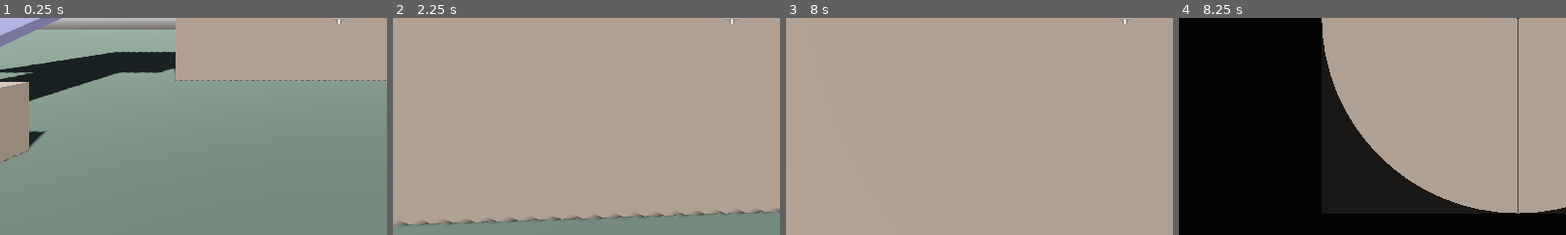
Above: before the commit, frames 1-4 (left to right).
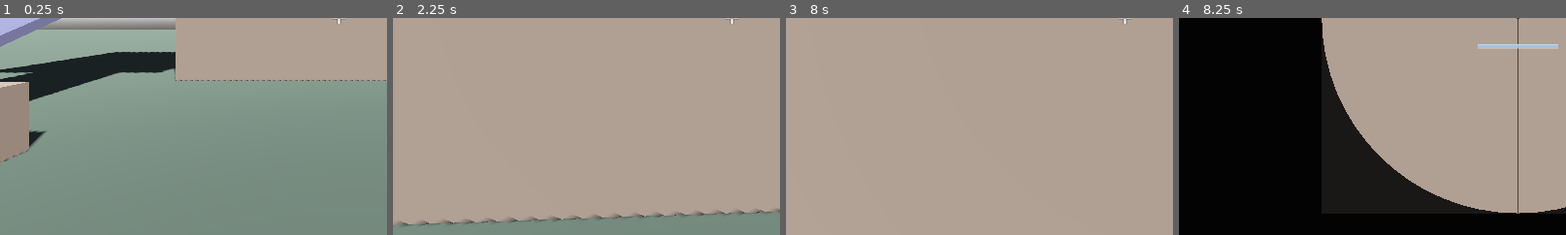
Above: after the commit, the same moments.

Repository: artemiiShabanov/UntitledSniperGame
Game: Godot game, scene res://scenes/dev/dev_test.tscn
Two runs of this game, one before a commit and one after it. Both use one fixed random seed, a clock stepped at 60 frames per second and the inputs below.
Inputs (mouse positions are % of the whole screen's width and height, from its top left):
- Up to frame 1 (0.25 s): no input
- Up to frame 2 (2.25 s): tap Enter at 0.5 s; move the mouse to (55, 50) at 0.52 s; hold Ctrl (crouch) 0.53-1.28 s; hold W (move_forward) from 0.53 s (still down); tap Space (jump) at 0.77, 1.07, 1.52, 1.82 s; tap E (interact) at 0.8, 1.35 s; move the mouse to (45, 50) at 1.27 s; click (45, 50) at 1.55 s; move the mouse to (52, 48) at 2.02 s; hold Shift (sprint) from 2.03 s (still down); click (52, 48) at 2.1 s
- Up to frame 3 (8 s): tap Space (jump) at 2.75, 3.02, 3.05, 3.32, 3.6, 3.77, 4.07, 4.25, 4.52, 4.82, 5.75, 6.02, 6.32, 6.77, 6.8, 7.07, 7.52, 7.82 s; move the mouse to (49, 52) at 2.77 s; release Shift (sprint) at 2.78 s; tap Shift (sprint) at 2.85, 6.05, 7.35 s; tap Enter at 3.5, 5 s; move the mouse to (57, 51) at 3.52 s; hold Ctrl (crouch) 3.53-4.28 s; tap R (reload) at 4.15 s; move the mouse to (42, 49) at 4.27 s; tap Ctrl (crouch) at 4.35, 7.55 s; tap E (interact) at 4.55, 5.85 s; move the mouse to (51, 50) at 5.02 s; tap F (inspect) at 5.1 s; click (51, 50) at 5.3 s; move the mouse to (46, 48) at 5.77 s; release W (move_forward) at 5.78 s; hold D (move_right) 5.78-6.53 s; move the mouse to (55, 50) at 6.52 s; hold W (move_forward) from 6.53 s (still down); click (55, 50) at 6.6 s; move the mouse to (45, 50) at 7.27 s
- Up to frame 4 (8.25 s): keep holding W (move_forward); move the mouse to (52, 48) at 8.02 s; hold Right mouse button (zoom) from 8.03 s (still down)
The pictures show only the part of the screen within x 6-56%, y 50-100%; the shares and areas given below are measured in that part.

Frames 1-3 are identical in both runs. In frame 4, 0.5% of the frame differs, in the area x 77-98%, y 12-15%.

Commit message:
Layer 3: projectile shooting, sway, hold breath, hipfire spread
- Bullet scene: CharacterBody3D with gravity-based bullet drop and travel time
- Hipfire spread (±2°) when shooting unscoped, dead-center when scoped
- Scope sway: sine-wave offset on camera, removed cleanly each frame
- Hold breath (Shift while scoped): 3s steady aim, gradual recharge,
  exhaustion penalty with amplified sway
- Breath meter HUD: bar below scope center, blue/red for exhausted state
- Bullet spawns from camera, collides with Environment + Target layers
- All shooting plan items checked off except ammo types (Layer 4)

Co-Authored-By: Claude Opus 4.6 <noreply@anthropic.com>

Diff:
--- a/scenes/dev/dev_test.tscn
+++ b/scenes/dev/dev_test.tscn
@@ -167,16 +167,6 @@
 
 [node name="Player" parent="." instance=ExtResource("1_player")]
 transform = Transform3D(1, 0, 0, 0, 1, 0, 0, 0, 1, 0, 1, 0)
-mouse_sensitivity = null
-move_speed = null
-sprint_speed = null
-jump_velocity = null
-crouch_speed = null
-gravity = null
-slide_min_speed = null
-slide_friction = null
-slide_duration = null
-interact_range = null
 
 [node name="Zipline1" parent="." instance=ExtResource("2_zipline")]
 point_a = Vector3(-8, 3.5, -11.6)
--- a/scenes/player/player.tscn
+++ b/scenes/player/player.tscn
@@ -11,16 +11,6 @@
 [node name="Player" type="CharacterBody3D"]
 collision_layer = 2
 script = ExtResource("1_player")
-mouse_sensitivity = null
-move_speed = null
-sprint_speed = null
-jump_velocity = null
-crouch_speed = null
-gravity = null
-slide_min_speed = null
-slide_friction = null
-slide_duration = null
-interact_range = null
 
 [node name="CollisionShape3D" type="CollisionShape3D" parent="."]
 transform = Transform3D(1, 0, 0, 0, 1, 0, 0, 0, 1, 0, 0.9, 0)
--- /dev/null
+++ b/scenes/projectile/bullet.tscn
@@ -0,0 +1,21 @@
+[gd_scene load_steps=4 format=3]
+
+[ext_resource type="Script" path="res://scripts/projectile/bullet.gd" id="1_bullet"]
+
+[sub_resource type="SphereShape3D" id="SphereShape3D_1"]
+radius = 0.05
+
+[sub_resource type="SphereMesh" id="SphereMesh_1"]
+radius = 0.05
+height = 0.1
+
+[node name="Bullet" type="CharacterBody3D"]
+collision_layer = 4
+collision_mask = 17
+script = ExtResource("1_bullet")
+
+[node name="CollisionShape3D" type="CollisionShape3D" parent="."]
+shape = SubResource("SphereShape3D_1")
+
+[node name="MeshInstance3D" type="MeshInstance3D" parent="."]
+mesh = SubResource("SphereMesh_1")
--- a/scenes/ui/hud.tscn
+++ b/scenes/ui/hud.tscn
@@ -1,7 +1,8 @@
-[gd_scene load_steps=3 format=3 uid="uid://clsw50y4t4k45"]
+[gd_scene load_steps=4 format=3 uid="uid://clsw50y4t4k45"]
 
 [ext_resource type="Script" uid="uid://pgmlxsj4tuhw" path="res://scripts/ui/crosshair.gd" id="1_crosshair"]
 [ext_resource type="Script" uid="uid://oy7dkie7naqf" path="res://scripts/ui/scope_overlay.gd" id="2_scope"]
+[ext_resource type="Script" uid="uid://dcy5gpnuujirf" path="res://scripts/ui/breath_meter.gd" id="3_breath"]
 
 [node name="HUD" type="CanvasLayer"]
 layer = 10
@@ -81,6 +82,16 @@
 horizontal_alignment = 1
 vertical_alignment = 1
 
+[node name="BreathMeter" type="Control" parent="."]
+layout_mode = 3
+anchors_preset = 15
+anchor_right = 1.0
+anchor_bottom = 1.0
+grow_horizontal = 2
+grow_vertical = 2
+mouse_filter = 2
+script = ExtResource("3_breath")
+
 [node name="InteractPrompt" type="Label" parent="."]
 anchors_preset = 7
 anchor_left = 0.5
--- a/scripts/player/player.gd
+++ b/scripts/player/player.gd
@@ -52,6 +52,7 @@
 @onready var lives_label: Label = $HUD/LivesLabel
 @onready var hit_flash: ColorRect = $HUD/HitFlash
 @onready var death_overlay: ColorRect = $HUD/DeathOverlay
+@onready var breath_meter: Control = $HUD/BreathMeter
 
 ## Hit flash
 var hit_flash_alpha: float = 0.0
@@ -88,6 +89,13 @@
 	if hit_flash_alpha > 0.0:
 		hit_flash_alpha = maxf(hit_flash_alpha - HIT_FLASH_FADE_SPEED * delta, 0.0)
 		hit_flash.color.a = hit_flash_alpha
+
+	# Update breath meter
+	breath_meter.update_breath(
+		weapon.get_breath_ratio(),
+		weapon.breath_exhausted_timer > 0.0,
+		weapon.is_scoped
+	)
 
 	if RunManager.is_dead:
 		velocity = Vector3.ZERO
--- a/scripts/player/weapon.gd
+++ b/scripts/player/weapon.gd
@@ -26,15 +26,41 @@
 ## Inspect
 @export var inspect_duration: float = 2.0
 
+## Sway
+@export var sway_amplitude: float = 0.003  ## Base sway strength (radians)
+@export var sway_speed: float = 1.5  ## Sway oscillation speed
+@export var sway_penalty_mult: float = 2.5  ## Sway multiplier after breath exhaustion
+
+## Hold breath
+@export var breath_max: float = 3.0  ## Seconds of hold breath
+@export var breath_recharge_rate: float = 0.75  ## Seconds of breath regained per second
+@export var breath_penalty_duration: float = 1.5  ## Extra-sway penalty time after exhaustion
+@export var breath_sway_mult: float = 0.1  ## Sway multiplier while holding breath
+
+## Hipfire
+@export var hipfire_spread_deg: float = 2.0  ## Spread angle in degrees when unscoped
+
+## Bullet
+@export var bullet_scene: PackedScene = preload("res://scenes/projectile/bullet.tscn")
+@export var muzzle_velocity: float = 300.0
+@export var bullet_gravity: float = 9.8
+
 ## ── State ────────────────────────────────────────────────────────────────────
 
 var state: State = State.IDLE
 var is_scoped: bool = false
 var state_timer: float = 0.0
 
-## Ammo (managed here for now, will integrate with SaveManager in Layer 3)
+## Ammo
 var ammo_in_magazine: int = 5
 var ammo_reserve: int = 20
+
+## Sway & breath
+var sway_time: float = 0.0
+var sway_offset: Vector2 = Vector2.ZERO  ## Current applied sway (to undo next frame)
+var breath_remaining: float = 3.0
+var is_holding_breath: bool = false
+var breath_exhausted_timer: float = 0.0  ## > 0 means penalty sway active
 
 ## ── Signals ──────────────────────────────────────────────────────────────────
 
@@ -51,11 +77,14 @@
 
 func _ready() -> void:
 	assert(camera != null, "Weapon must be a child of Camera3D")
+	breath_remaining = breath_max
 
 
 func _process(delta: float) -> void:
 	_process_state_timer(delta)
 	_process_scope(delta)
+	_process_sway(delta)
+	_process_breath(delta)
 	_process_input()
 
 
@@ -148,6 +177,66 @@
 		_start_inspect()
 
 
+## ── Sway ─────────────────────────────────────────────────────────────────────
+
+func _process_sway(delta: float) -> void:
+	# Remove previous frame's sway offset
+	camera.rotation.x -= sway_offset.x
+	camera.rotation.y -= sway_offset.y
+
+	if not is_scoped:
+		sway_time = 0.0
+		sway_offset = Vector2.ZERO
+		return
+
+	sway_time += delta * sway_speed
+
+	var sway_mult := 1.0
+	if is_holding_breath:
+		sway_mult = breath_sway_mult
+	elif breath_exhausted_timer > 0.0:
+		sway_mult = sway_penalty_mult
+
+	sway_offset.x = sin(sway_time * 1.1) * sway_amplitude * sway_mult
+	sway_offset.y = sin(sway_time * 0.7) * sway_amplitude * 0.6 * sway_mult
+
+	# Apply new sway offset
+	camera.rotation.x += sway_offset.x
+	camera.rotation.y += sway_offset.y
+
+
+## ── Hold Breath ──────────────────────────────────────────────────────────────
+
+func _process_breath(delta: float) -> void:
+	# Holding breath: sprint key while scoped
+	var wants_hold := Input.is_action_pressed("sprint") and is_scoped and breath_remaining > 0.0 \
+		and breath_exhausted_timer <= 0.0
+
+	if wants_hold and not is_holding_breath:
+		is_holding_breath = true
+	elif not wants_hold and is_holding_breath:
+		is_holding_breath = false
+
+	if is_holding_breath:
+		breath_remaining -= delta
+		if breath_remaining <= 0.0:
+			breath_remaining = 0.0
+			is_holding_breath = false
+			breath_exhausted_timer = breath_penalty_duration
+	else:
+		# Recharge breath
+		breath_remaining = minf(breath_remaining + breath_recharge_rate * delta, breath_max)
+
+	# Tick exhaustion penalty
+	if breath_exhausted_timer > 0.0:
+		breath_exhausted_timer -= delta
+
+
+func get_breath_ratio() -> float:
+	## Returns 0.0 (empty) to 1.0 (full) for HUD display.
+	return breath_remaining / breath_max
+
+
 ## ── Actions ──────────────────────────────────────────────────────────────────
 
 func try_shoot() -> void:
@@ -155,11 +244,29 @@
 		return
 
 	ammo_in_magazine -= 1
+	_spawn_bullet()
 	shot_fired.emit()
 
 	# Enter bolt cycling
 	state_timer = bolt_cycle_time
 	_set_state(State.BOLT_CYCLING)
+
+
+func _spawn_bullet() -> void:
+	var bullet: CharacterBody3D = bullet_scene.instantiate()
+	# Spawn at camera position, pointing forward
+	bullet.global_position = camera.global_position
+	bullet.direction = -camera.global_basis.z
+
+	# Hipfire spread when not scoped
+	if not is_scoped:
+		bullet.spread_angle = deg_to_rad(hipfire_spread_deg)
+
+	bullet.muzzle_velocity = muzzle_velocity
+	bullet.bullet_gravity = bullet_gravity
+
+	# Add to scene tree (not as child of player so it persists independently)
+	get_tree().root.add_child(bullet)
 
 
 func try_reload() -> void:
--- /dev/null
+++ b/scripts/projectile/bullet.gd
@@ -0,0 +1,43 @@
+class_name Bullet
+extends CharacterBody3D
+## Projectile-based bullet with gravity (bullet drop) and travel time.
+
+@export var muzzle_velocity: float = 300.0
+@export var bullet_gravity: float = 9.8
+@export var lifetime: float = 5.0
+@export var damage: float = 100.0
+@export var penetration: bool = false
+
+var direction: Vector3 = Vector3.FORWARD
+var spread_angle: float = 0.0  ## Radians, applied on spawn
+var time_alive: float = 0.0
+
+
+func _ready() -> void:
+	# Apply spread offset to direction
+	if spread_angle > 0.0:
+		var random_axis := direction.cross(Vector3.UP).normalized()
+		if random_axis.length_squared() < 0.001:
+			random_axis = direction.cross(Vector3.RIGHT).normalized()
+		direction = direction.rotated(random_axis, randf_range(-spread_angle, spread_angle))
+		direction = direction.rotated(direction.cross(random_axis).normalized(), randf_range(-spread_angle, spread_angle))
+		direction = direction.normalized()
+
+	velocity = direction * muzzle_velocity
+
+
+func _physics_process(delta: float) -> void:
+	time_alive += delta
+	if time_alive >= lifetime:
+		queue_free()
+		return
+
+	# Bullet drop
+	velocity.y -= bullet_gravity * delta
+
+	var collision := move_and_collide(velocity * delta)
+	if collision:
+		var collider := collision.get_collider()
+		if collider.has_method("on_bullet_hit"):
+			collider.on_bullet_hit(self, collision)
+		queue_free()
--- /dev/null
+++ b/scripts/ui/breath_meter.gd
@@ -0,0 +1,47 @@
+extends Control
+## Breath meter — shows remaining hold-breath time as a horizontal bar.
+## Only visible when scoped.
+
+@export var bar_width: float = 120.0
+@export var bar_height: float = 6.0
+@export var bar_color: Color = Color(0.7, 0.85, 1.0, 0.8)
+@export var bar_bg_color: Color = Color(0.2, 0.2, 0.2, 0.5)
+@export var exhausted_color: Color = Color(1.0, 0.3, 0.3, 0.8)
+@export var bar_offset_y: float = 40.0  ## Pixels below center
+
+var breath_ratio: float = 1.0
+var is_exhausted: bool = false
+var show_meter: bool = false
+
+
+func _ready() -> void:
+	mouse_filter = Control.MOUSE_FILTER_IGNORE
+	visible = false
+
+
+func update_breath(ratio: float, exhausted: bool, scoped: bool) -> void:
+	breath_ratio = ratio
+	is_exhausted = exhausted
+	show_meter = scoped
+	visible = show_meter
+	if show_meter:
+		queue_redraw()
+
+
+func _draw() -> void:
+	if not show_meter:
+		return
+
+	var center := size / 2.0
+	var bar_pos := Vector2(center.x - bar_width / 2.0, center.y + bar_offset_y)
+
+	# Background
+	draw_rect(Rect2(bar_pos, Vector2(bar_width, bar_height)), bar_bg_color)
+
+	# Fill
+	var fill_color := exhausted_color if is_exhausted else bar_color
+	var fill_width := bar_width * breath_ratio
+	draw_rect(Rect2(bar_pos, Vector2(fill_width, bar_height)), fill_color)
+
+	# Border
+	draw_rect(Rect2(bar_pos, Vector2(bar_width, bar_height)), Color(1, 1, 1, 0.3), false, 1.0)
Not shown, added: scripts/projectile/bullet.gd.uid
Not shown, added: scripts/ui/breath_meter.gd.uid
Not shown, changed: PLAN.md
